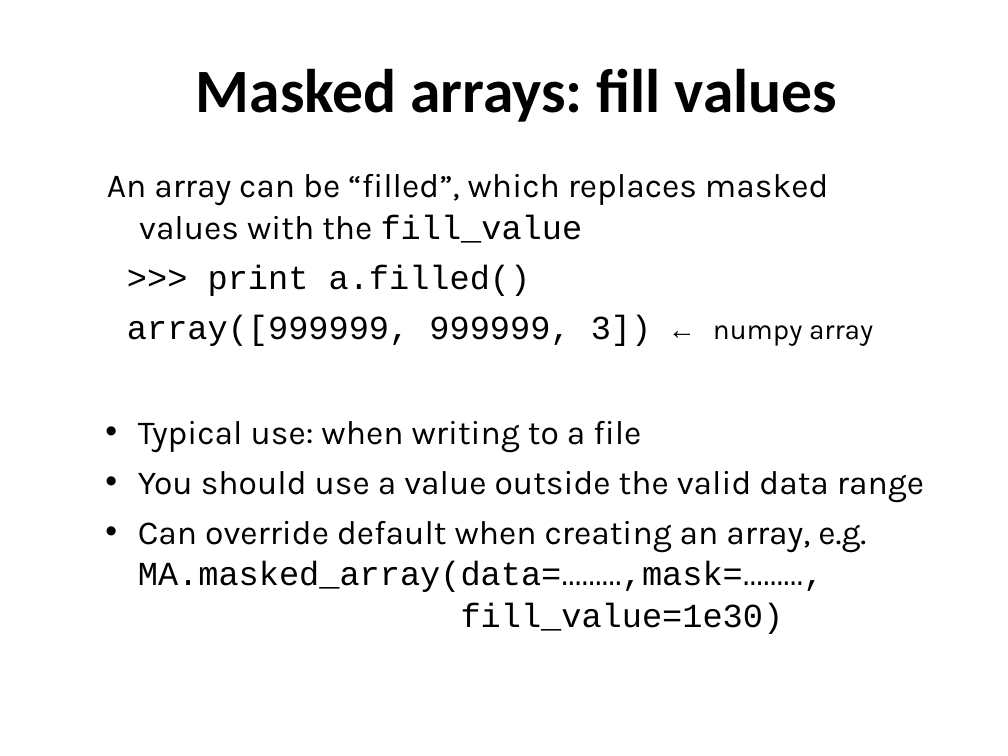
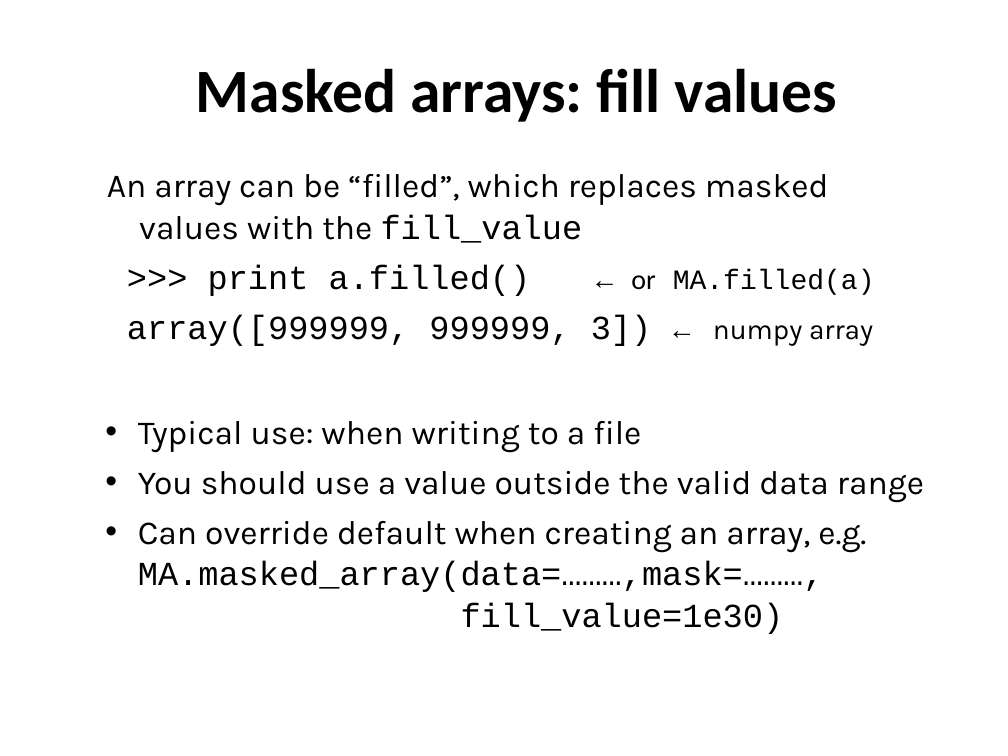
Before and after one commit to ncasuk/ncas-isc, a slide deck: slide 36 of python/presentations/handling_arrays/numpy.ppt. Drawn at 1008x756 pixels with LibreOffice and Linux fonts; fonts in the diff are those of the drawing; background and template pictures are left out. Boxes give left, top, right and bottom in pixels: in the first picture for what was removed or moved away, otherwise in the second. Text is boxed around its words. In the diff, an @@ line names an element or a change of style, - is before the commit and + after.

Commit message:
minor tweak to numpy slides  and created pdf

```diff
--- a/python/presentations/handling_arrays/numpy.ppt
+++ b/python/presentations/handling_arrays/numpy.ppt
@@ text at <box>208,264,875,296</box>: text changed @@
->>> print a.filled()
+>>> print a.filled() ← or MA.filled(a)
```
Also in this commit, not shown: 1 other file.
